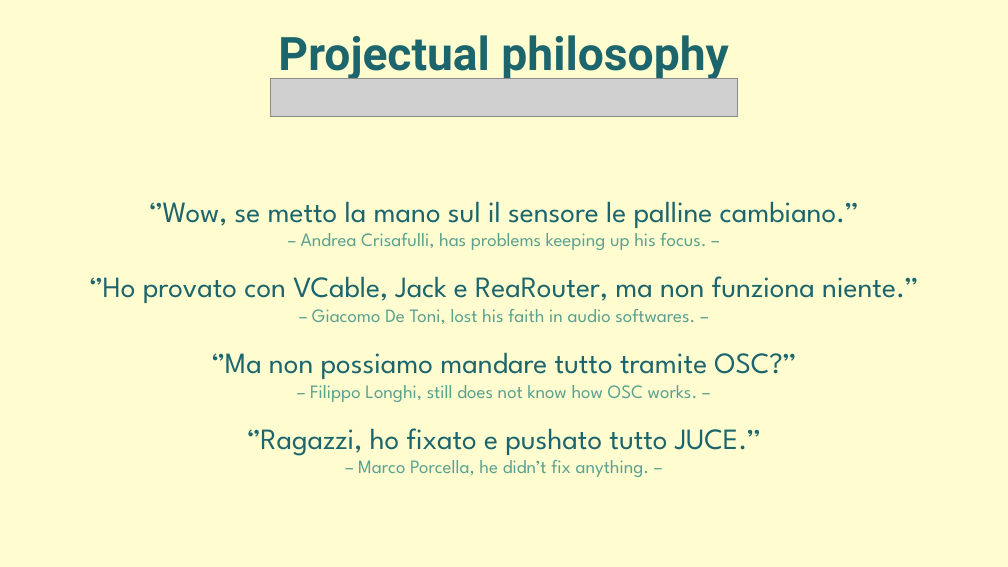
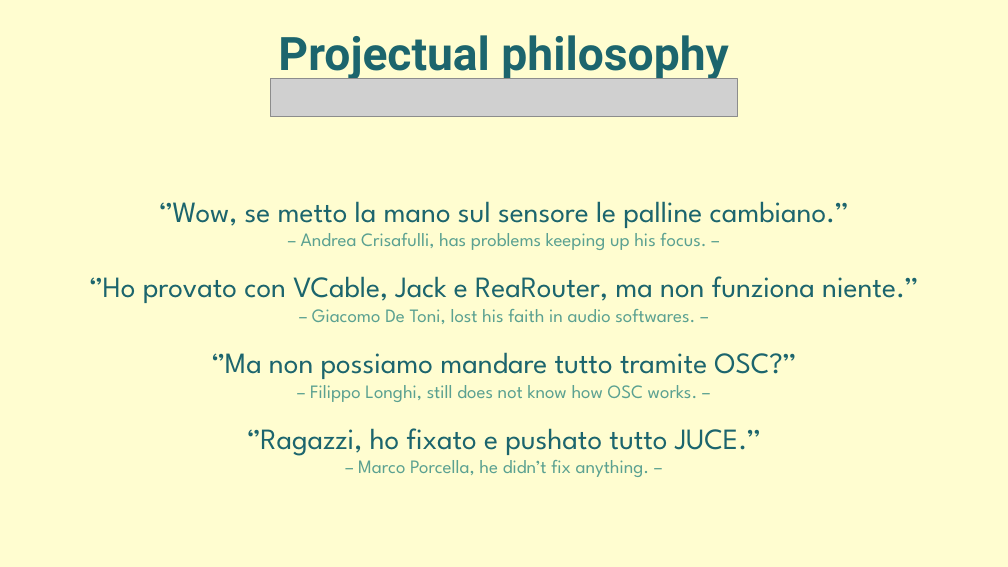
Before and after one commit to Ciorpy/G.A.I.A.-CMLS-2025, a slide deck: slide 5 of GAIA.pptx. Drawn at 1008x567 pixels with LibreOffice and Linux fonts; fonts in the diff are those of the drawing; grey boxes stand for pictures. Boxes give left, top, right and bottom in pixels: in the first picture for what was removed or moved away, otherwise in the second. Text is boxed around its words. In the diff, an @@ line names an element or a change of style, - is before the commit and + after.

```diff
--- a/GAIA.pptx
+++ b/GAIA.pptx
@@ text at [159, 201, 849, 228]: text changed @@
-‘’Wow, se metto la mano sul il sensore le palline cambiano.’’
+‘’Wow, se metto la mano sul sensore le palline cambiano.’’
```
Also in this commit, not shown: 15 other slides changed, 3 slides added, 2 slides removed.
